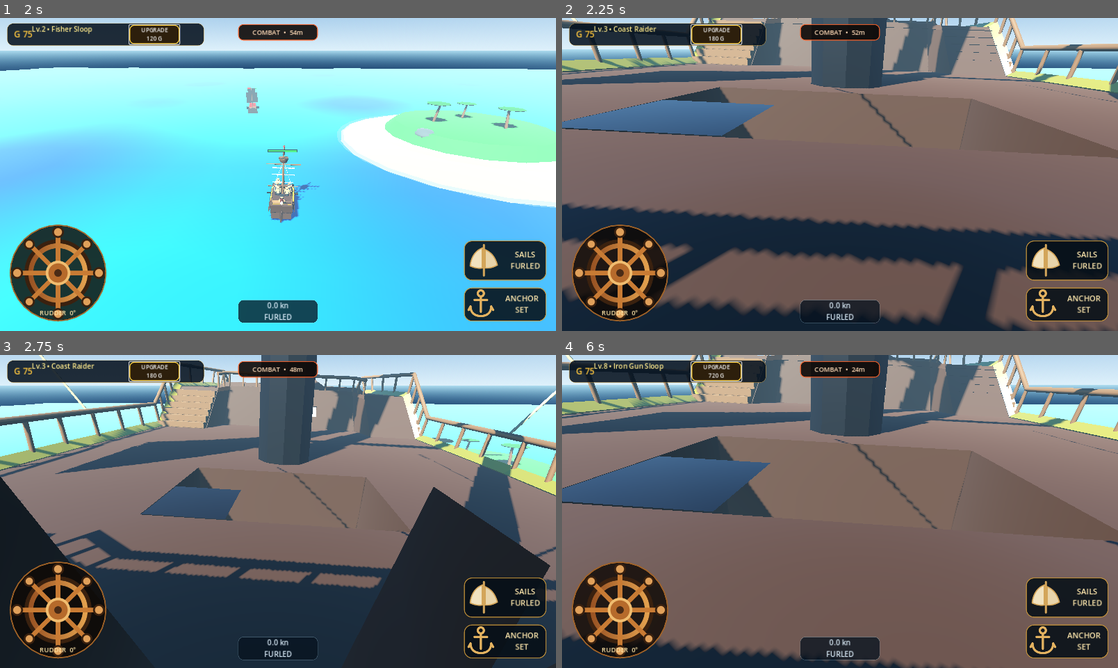
Above: before the commit, frames 1-4 (two rows, left to right).
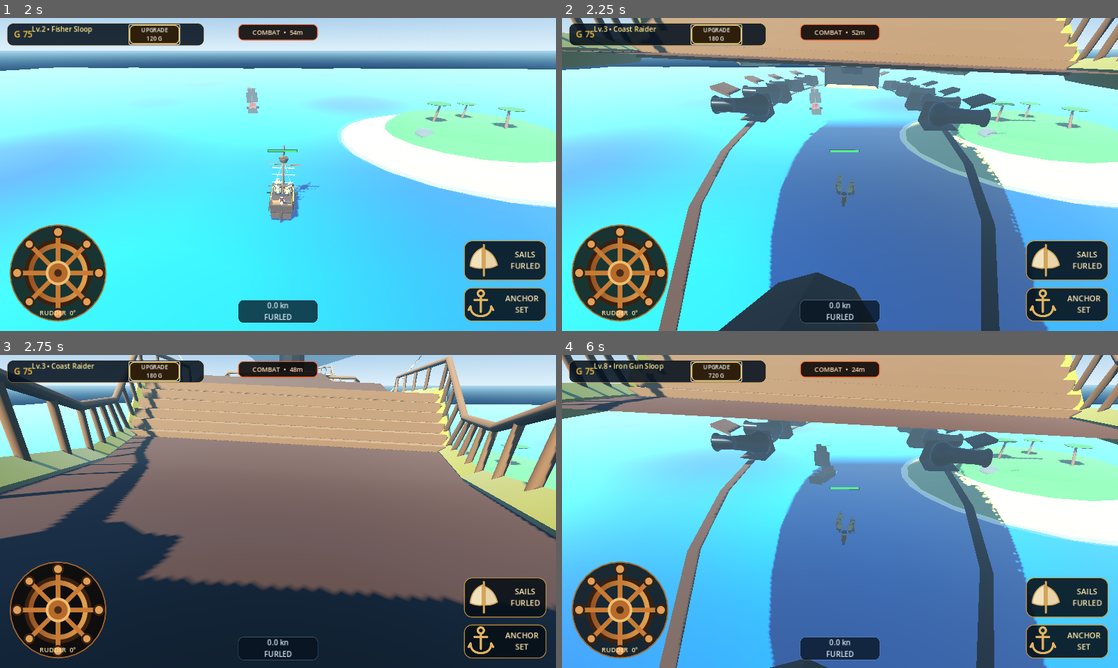
Above: after the commit, the same moments.

Repository: za99405com-ui/Pirate-Seasonline
Game: Godot game, scene res://scenes/world/world.tscn
The game is run twice, just before and just after one commit, with the same random seed, the same clock (stepped at 60 frames per second) and the same inputs.
Inputs:
- Up to frame 1 (2 s): click "ANCHOR READY" at 0.5 s; click "UPGRADE 75 G" at 1.25 s
- Up to frame 2 (2.25 s): click "UPGRADE 120 G" at 2 s
- Up to frame 3 (2.75 s): no input
- Up to frame 4 (6 s): click "UPGRADE 180 G" at 2.75 s; click "UPGRADE 250 G" at 3.5 s; click "UPGRADE 340 G" at 4.25 s; click "UPGRADE 450 G" at 5 s; click "UPGRADE 580 G" at 5.75 s

Frame 1 is identical in both runs. In frame 2, 87% of the frame differs, in the area x 0-100%, y 0-100%; in frame 3, 40%; in frame 4, 86%.

Commit message:
Fix imported ship forward direction

Diff:
--- a/godot_game/scenes/player/player_ship.tscn
+++ b/godot_game/scenes/player/player_ship.tscn
@@ -415,6 +415,7 @@
 
 [node name="ShipModel" parent="Visuals" instance=ExtResource("3_ship_model")]
 position = Vector3(0, 2.7, 0)
+rotation = Vector3(0, 3.141593, 0)
 scale = Vector3(6.4, 6.4, 6.4)
 
 [node name="BaseHull" type="Node3D" parent="Visuals"]
